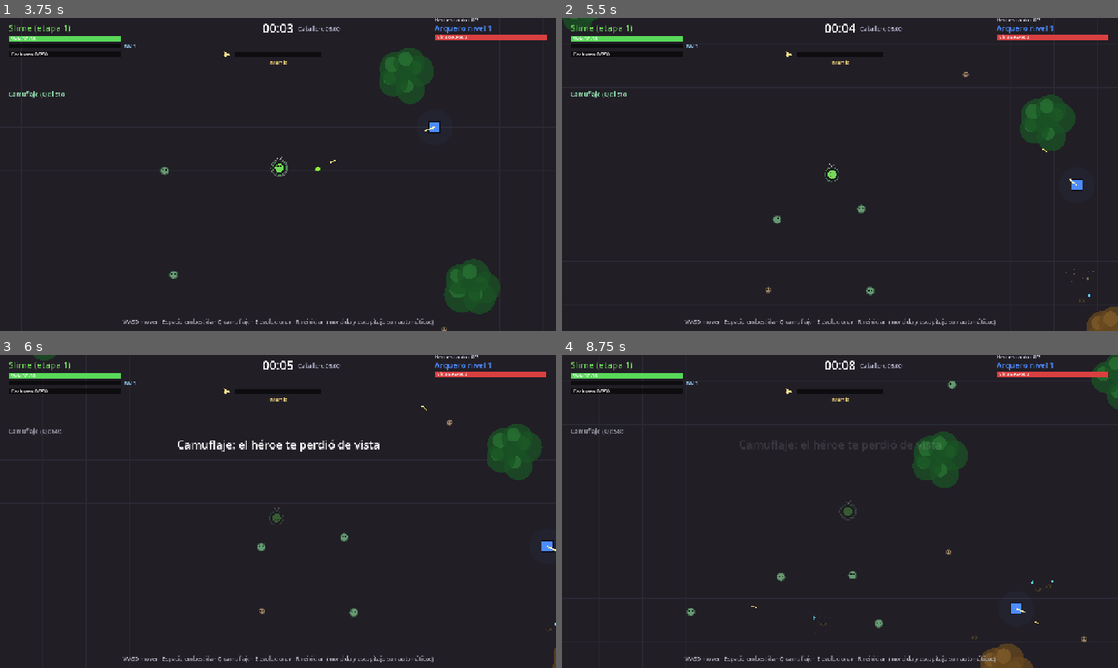
Above: before the commit, frames 1-4 (two rows, left to right).
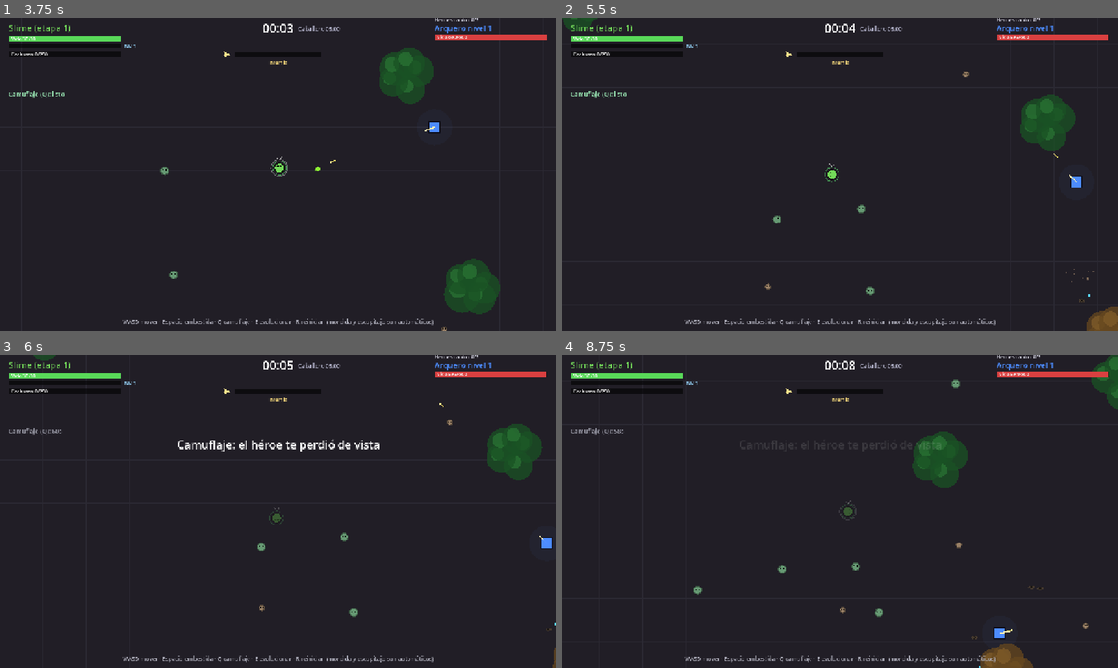
Above: after the commit, the same moments.

Repository: FedeOsorio/survive-the-hero
Game: Godot game, scene res://scenes/menu.tscn
Two runs of this game, one before a commit and one after it. Both use one fixed random seed, a clock stepped at 60 frames per second and the inputs below.
Inputs (mouse positions are in pixels of both pictures, inside the frame that each line leads up to):
- Up to frame 1 (3.75 s): click "Jugar" at 0.5 s; tap Enter (pick_confirm) at 1.25 s; move the mouse to (400, 158) at 1.27 s; hold D (move_right) 1.28-2.03 s; tap Space (dash) at 1.35 s; click (400, 158) at 1.42 s; move the mouse to (166, 190) at 2.02 s; hold S (move_down) 2.03-2.78 s; tap 1 (pick_1) at 2.1 s; move the mouse to (333, 105) at 2.77 s; hold D (move_right) 2.78-3.53 s; tap 2 (pick_2) at 2.85 s; move the mouse to (250, 237) at 3.52 s; hold W (move_up) from 3.53 s (still down); tap 3 (pick_3) at 3.6 s; click (250, 237) at 3.67 s
- Up to frame 2 (5.5 s): move the mouse to (1006, 221) at 4.27 s; release W (move_up) at 4.28 s; hold A (move_left) from 4.28 s (still down); tap Enter (pick_confirm) at 4.35 s; move the mouse to (673, 127) at 5.02 s; tap C (rally) at 5.1 s
- Up to frame 3 (6 s): move the mouse to (305, 511) at 5.77 s; release A (move_left) at 5.78 s; hold S (move_down) from 5.78 s (still down); tap Q (stealth) at 5.85 s; click (305, 511) at 5.92 s
- Up to frame 4 (8.75 s): move the mouse to (756, 433) at 6.52 s; release S (move_down) at 6.53 s; hold D (move_right) 6.53-7.28 s; tap Shift at 6.6 s; move the mouse to (962, 495) at 7.27 s; hold W (move_up) 7.28-8.03 s; tap Keypad Enter at 7.35 s; move the mouse to (728, 527) at 8.02 s; hold D (move_right) from 8.03 s (still down); tap Space (dash) at 8.1 s; click (728, 527) at 8.17 s

Frame 1 is identical in both runs. In frame 2, less than 0.1% of the frame differs, in the area x 36-94%, y 17-88%; in frame 3, 0.1%; in frame 4, 0.6%, in the area x 22-95%, y 5-100%.

Commit message:
Tandas 09-h' y 09-i: grito a 700, gemas duran más, Arquero más lento

Diff:
--- a/scripts/balance.gd
+++ b/scripts/balance.gd
@@ -82,7 +82,7 @@
 # El grito empieza apenas un civil sale corriendo de vos, no cuando muere.
 # Cada grito nuevo actualiza el lugar. La alarma dura hasta que llega (a ALARM_ARRIVE_DIST)
 # y ALARM_SEARCH_TIME más buscando, con un máximo de ALARM_MAX_TIME desde el último grito.
-const ALARM_CLOSE_DIST := 400.0 # 09-h: más cerca que esto el grito le gana a cofre, corazón y gemas; más lejos, va después
+const ALARM_CLOSE_DIST := 700.0 # 09-h: más cerca que esto el grito le gana a cofre, corazón y gemas; más lejos, va después
 const ALARM_ARRIVE_DIST := 80.0
 const ALARM_SEARCH_TIME := 3.0
 const ALARM_MAX_TIME := 12.0
@@ -151,10 +151,10 @@
 const HERO_HEART_PICKUP := 35.0 # los corazones de élite los tiene que pisar (más el radio del corazón)
 const HERO_HEART_PICKUP_PER_LEVEL := 1.0
 const GEM_SCATTER := 30.0 # las gemas saltan un poco al caer, lejos del cadáver
-# Por nivel sobre el 1, lineal: daño de flecha +6%, espera entre disparos −1,5% (mínimo
+# Por nivel sobre el 1, lineal: daño de flecha +6%, espera entre disparos −2,5% (mínimo
 # HERO_MIN_COOLDOWN), y después se divide por el "fire_rate" del héroe.
 const HERO_DAMAGE_PER_LEVEL := 0.06
-const HERO_COOLDOWN_PER_LEVEL := 0.015
+const HERO_COOLDOWN_PER_LEVEL := 0.025
 const HERO_MIN_COOLDOWN := 0.30
 const HERO_LEVELS_PER_EXTRA_ARROW := 6
 # Cada flecha atraviesa a este número de enemigos extra (Flechas perforantes suma más).
@@ -307,7 +307,7 @@
 const HERO_PORTAL_MIN := 600.0 # distancia del portal a vos
 const HERO_PORTAL_MAX := 900.0
 const HEROES := [
-	{"name": "Arquero", "article": "el", "minute": 0.0, "level": 1, "hp": 1.0, "speed": 1.0, "damage": 1.0, "fire_rate": 1.0,
+	{"name": "Arquero", "article": "el", "minute": 0.0, "level": 1, "hp": 1.0, "speed": 1.0, "damage": 1.0, "fire_rate": 0.55,
 		"attacks": ["lluvia_flechas", "disparo_cargado", "abanico"], "attack_every": 7.0,
 		"powers": [], "color": Color(0.3, 0.55, 1.0),
 		"table": ["perforante", "multiple", "botas", "rayo", "perforante", "multiple", "trampa", "rayo", "botas",
@@ -375,10 +375,10 @@
 }
 const MAX_MINIONS_BY_STAGE := [198, 220, 220, 220] # 09-f: según tu etapa (280 pasaba los 16,6 ms)
 const MAX_MINIONS_NO_HERO := 60 # sin héroes vivos no aparecen más (los que están te siguen)
-const MAX_GEMS := 150 # al pasarse, desaparece la más vieja
+const MAX_GEMS := 225 # 09-h: era 150, con gemas más largas el tope las borraba; al pasarse, desaparece la más vieja
 const MAX_CORPSES := 120 # al pasarse, desaparece el más viejo (los corazones no)
 const CORPSE_LIFETIME := 20.0
-const GEM_LIFETIME := 25.0
+const GEM_LIFETIME := 37.5 # 09-h: era 25
 const SPAWN_MIN_DIST := 650.0
 const SPAWN_MAX_DIST := 900.0
 
